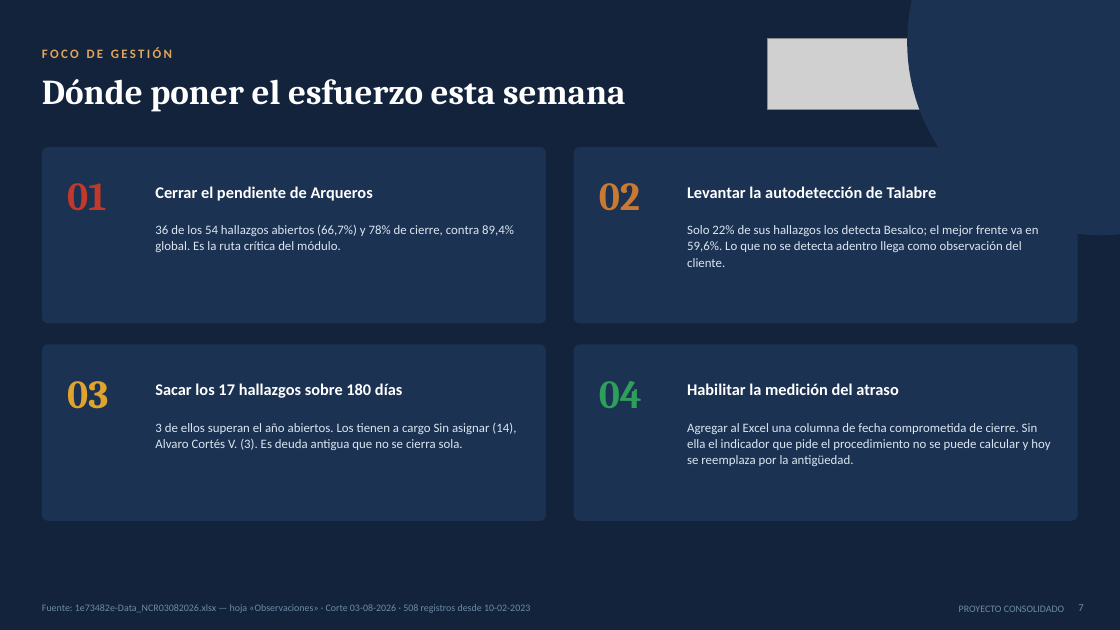
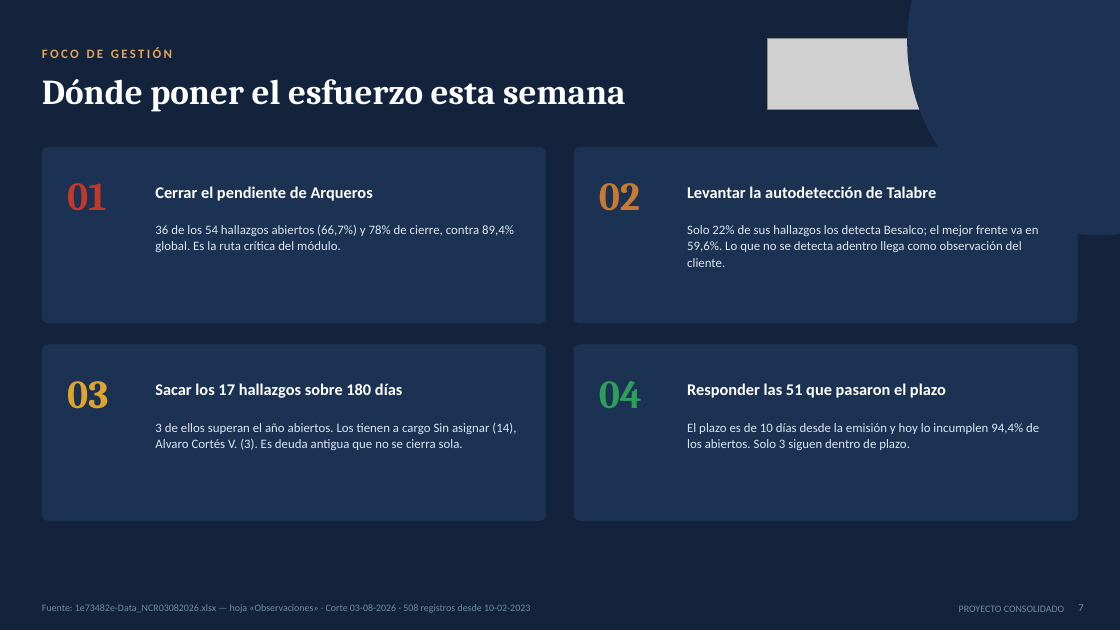
Before and after one commit to tdkvalex/Dashboard-HSEQ, a slide deck: slide 7 of modulo_nc/Panel_No_Conformidades.pptx. Drawn at 1120x630 pixels with LibreOffice and Linux fonts; fonts in the diff are those of the drawing; grey boxes stand for pictures. Boxes give left, top, right and bottom in pixels: in the first picture for what was removed or moved away, otherwise in the second. Text is boxed around its words. In the diff, an @@ line names an element or a change of style, - is before the commit and + after.

```diff
--- a/modulo_nc/Panel_No_Conformidades.pptx
+++ b/modulo_nc/Panel_No_Conformidades.pptx
@@ text at [687,383,946,398]: text changed @@
-Habilitar la medición del atraso
+Responder las 51 que pasaron el plazo
@@ text at [687,423,1039,450]: text changed @@
-Agregar al Excel una columna de fecha comprometida de cierre. Sin ella el indicador que pide el procedimiento no se puede calcular y hoy se reemplaza por la antigüedad.
+El plazo es de 10 días desde la emisión y hoy lo incumplen 94,4% de los abiertos. Solo 3 siguen dentro de plazo.
```
Also in this commit, not shown: 2 other slides changed, 9 other files.
